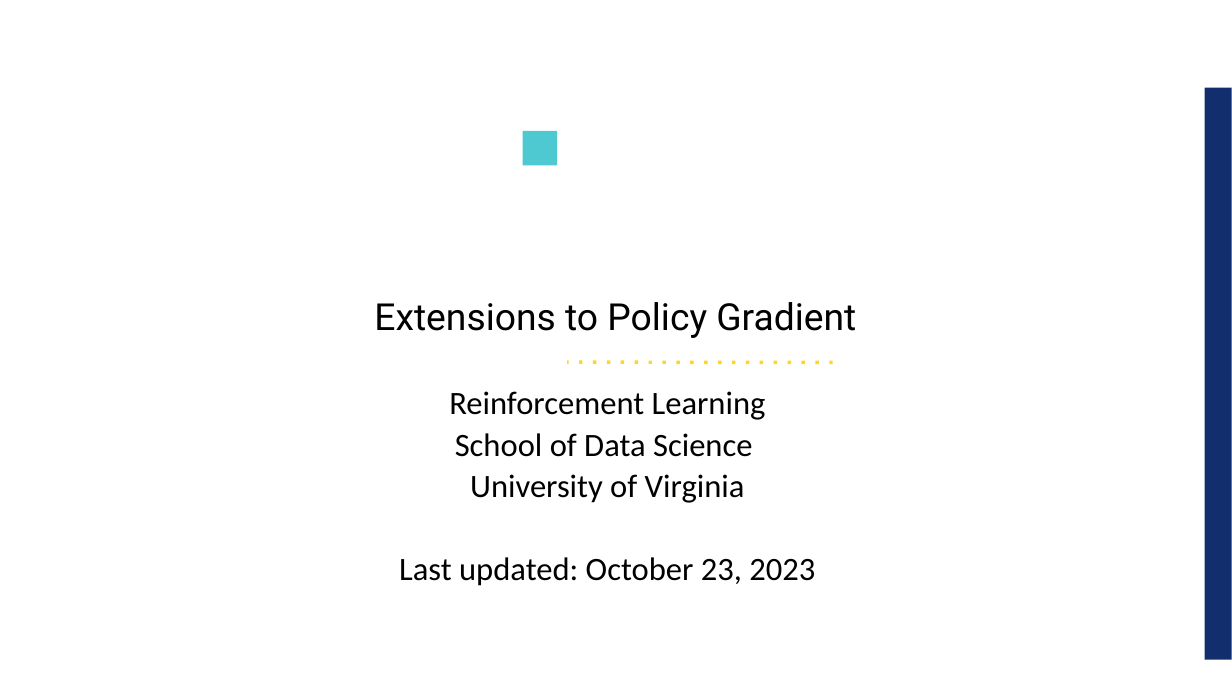
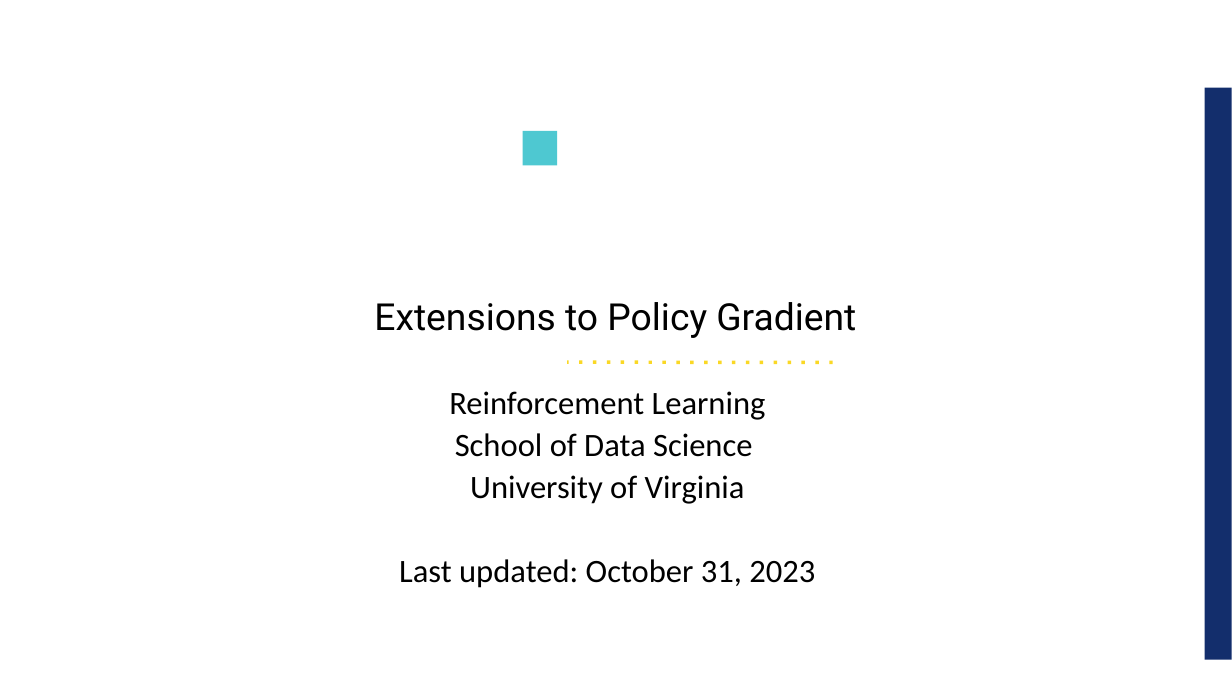
Before and after one commit to UVADS/reinforcement_learning, a slide deck: slide 1 of 08_policy_gradients_extensions/policy_gradients_extensions.ppt. Drawn at 1232x693 pixels with LibreOffice and Linux fonts; fonts in the diff are those of the drawing; background and template pictures are left out. Boxes give left, top, right and bottom in pixels: in the first picture for what was removed or moved away, otherwise in the second. Text is boxed around its words. In the diff, an @@ line names an element or a change of style, - is before the commit and + after.

Commit message:
added policy improvement theorem for policy gradient and nicer expectation operator

```diff
--- a/08_policy_gradients_extensions/policy_gradients_extensions.ppt
+++ b/08_policy_gradients_extensions/policy_gradients_extensions.ppt
@@ text at (399, 559, 815, 588): text changed @@
-Last updated: October 23, 2023
+Last updated: October 31, 2023
```
Also in this commit, not shown: 1 other slide changed, 1 slide added, 5 other files.
